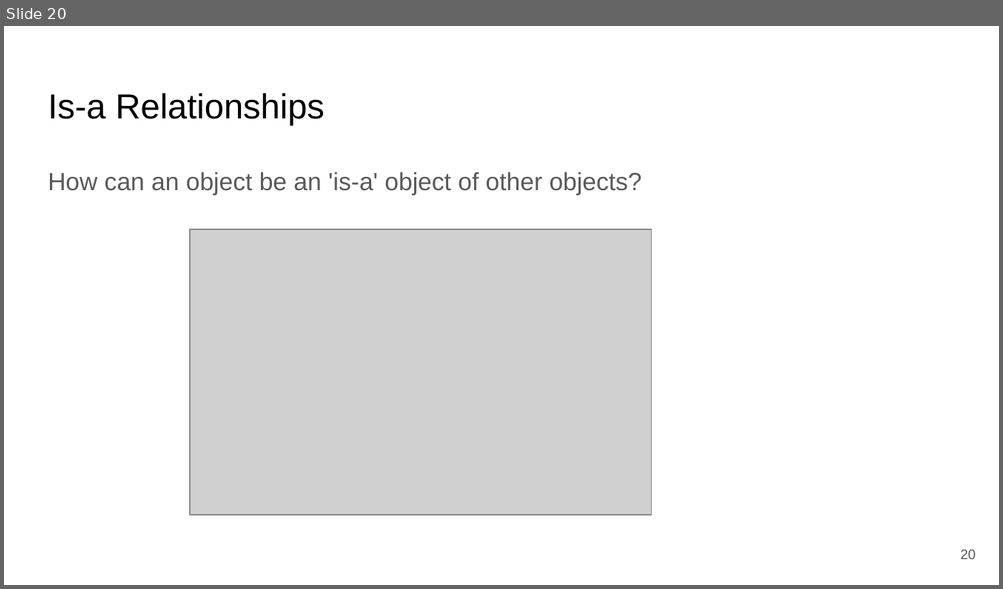
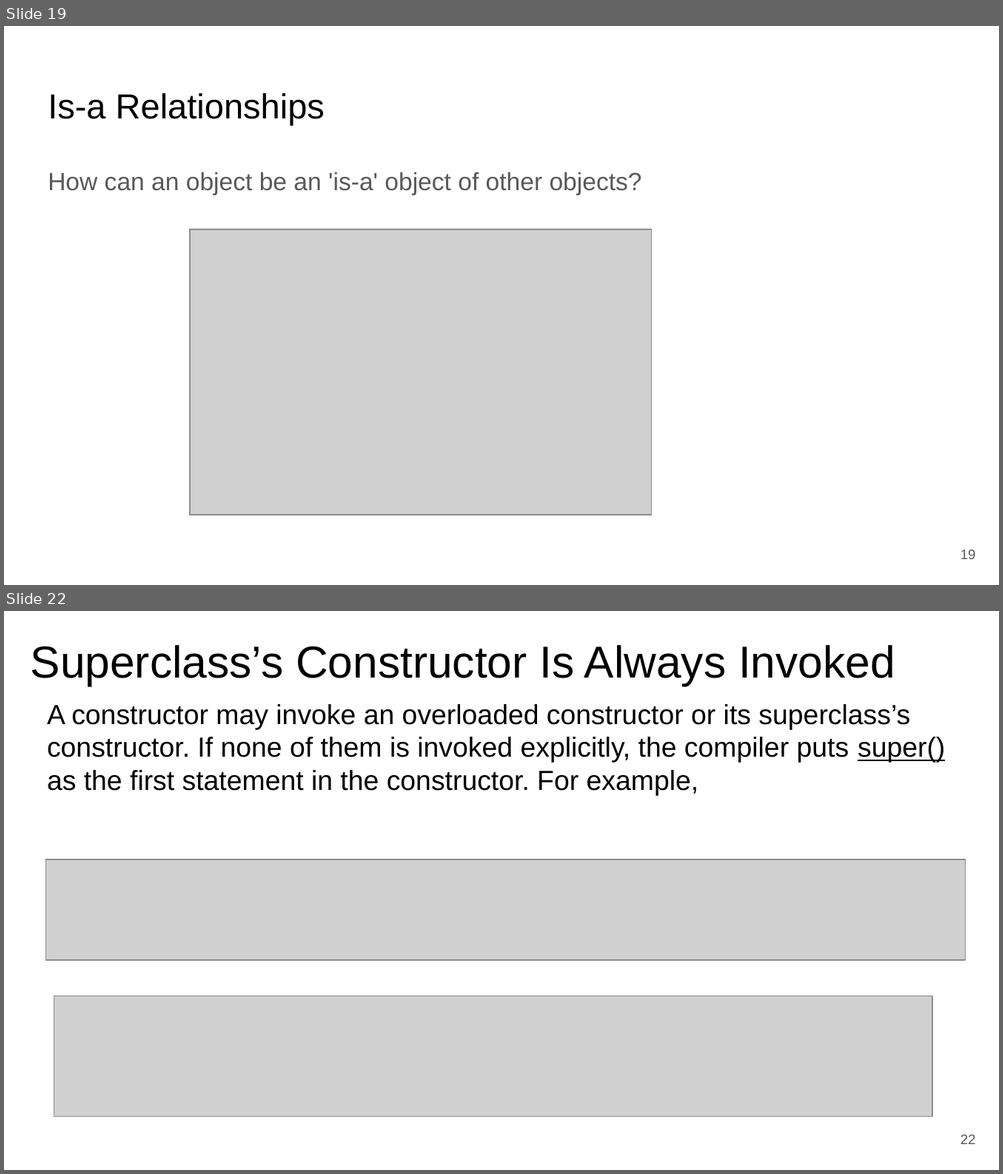
Before and after one commit to saeedsiddik/OOP_2025, a slide deck: Object Oriented Thoughts.pptx. Shown one above the other, each under a label of ours: slide 20 before the commit, slides 19 and 22 after it; the slides between them are not shown. The pictures are 1003x589 and 1003x1174 pixels, drawn with LibreOffice and Linux fonts; fonts in the diff are those of the drawing; grey boxes stand for pictures. Boxes give left, top, right and bottom in pixels: in the first picture for what was removed or moved away, otherwise in the second. Text is boxed around its words. In the diff, an @@ line names an element or a change of style, - is before the commit and + after.

```diff
--- a/Object Oriented Thoughts.pptx
+++ b/Object Oriented Thoughts.pptx
@@ slide 22 added at [4,611,999,1170], background #FFFFFF @@
@@ title added at [31,645,895,686], 32.4 pt, text #000000 @@
+Superclass’s Constructor Is Always Invoked
@@ text added at [47,704,945,796], 20 pt, text #000000 @@
+A constructor may invoke an overloaded constructor or its superclass’s constructor. If none of them is invoked explicitly, the compiler puts super() as the first statement in the constructor. For example,
@@ picture added at [45,860,965,960] @@
@@ picture added at [54,997,932,1117] @@
@@ page number added at [960,1135,976,1145], 10 pt, text #595959 @@
+22
@@ what was slide 20 is now slide 19 @@
@@ page number at [960,550,976,560]: text changed @@
-20
+19
```
Also in this commit, not shown: 4 slides changed, 29 other slides added, 3 slides removed.
